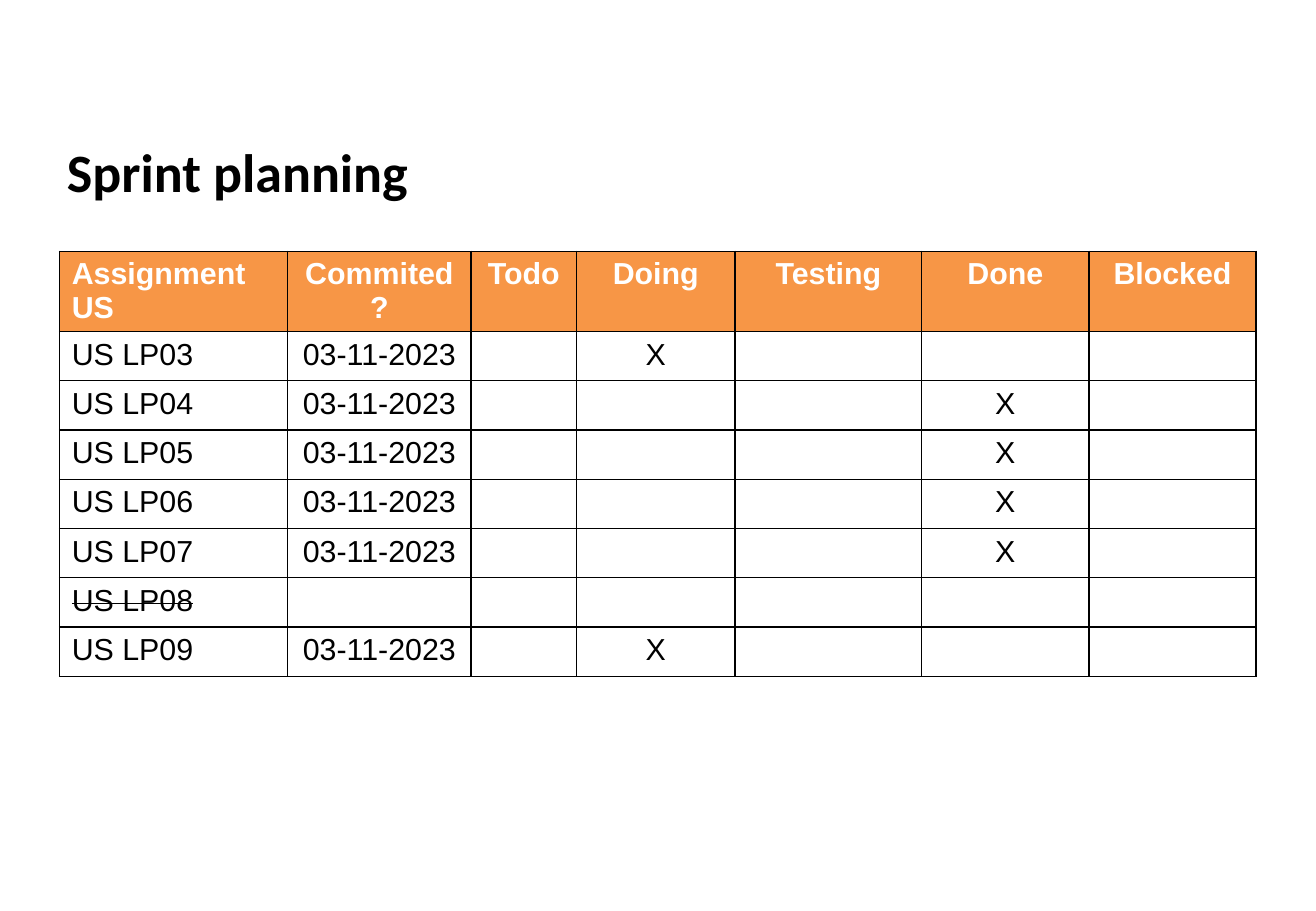
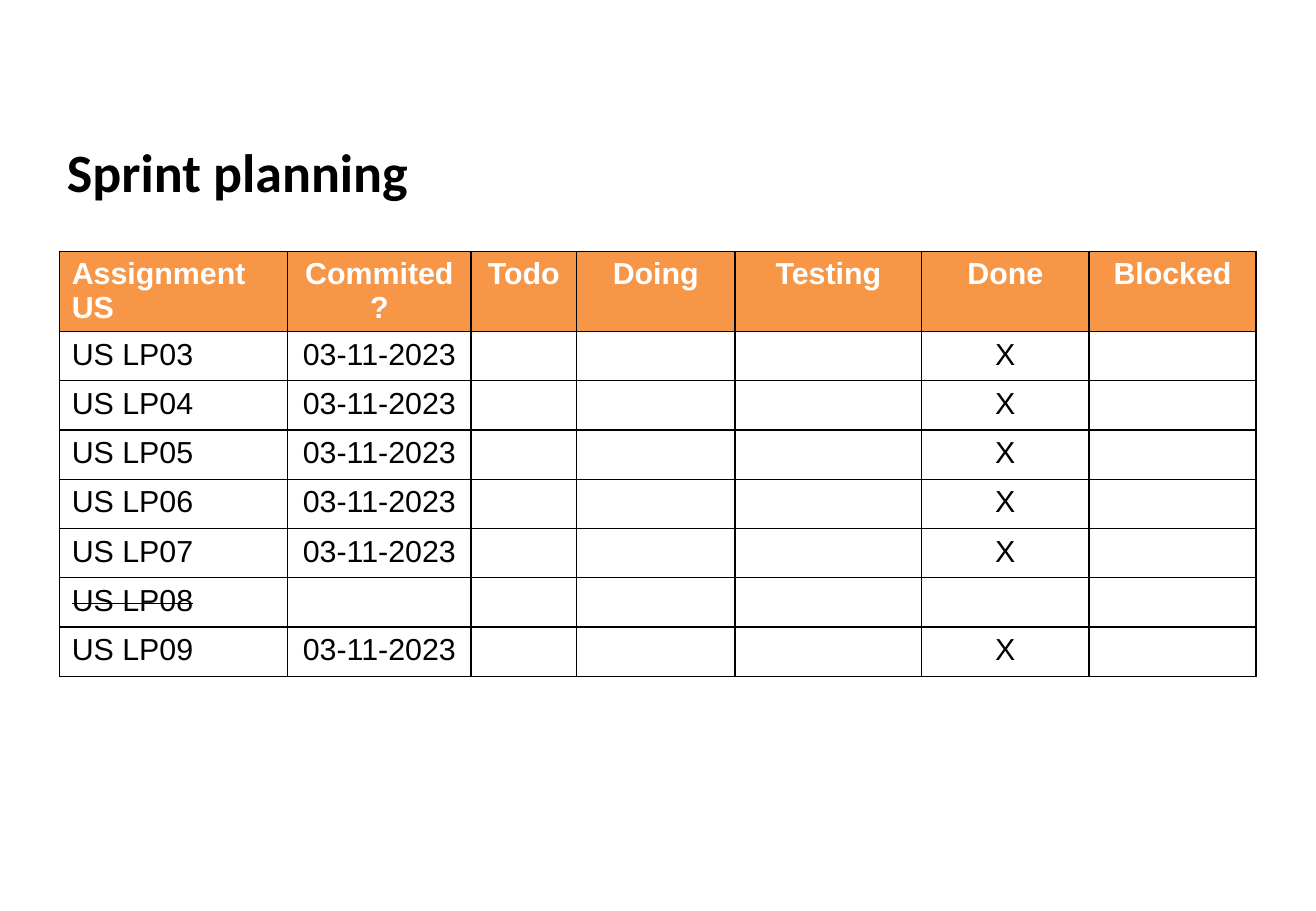
Before and after one commit to Goncalves2525/organic-agriculture-management-system, a slide deck: slide 3 of artifacts/LAPR3_Report_2NB_G322_sprint2.pptx. Drawn at 1316x911 pixels with LibreOffice and Linux fonts; fonts in the diff are those of the drawing; background and template pictures are left out. Boxes give left, top, right and bottom in pixels: in the first picture for what was removed or moved away, otherwise in the second. Text is boxed around its words. In the diff, an @@ line names an element or a change of style, - is before the commit and + after.

```diff
--- a/artifacts/LAPR3_Report_2NB_G322_sprint2.pptx
+++ b/artifacts/LAPR3_Report_2NB_G322_sprint2.pptx
@@ table at [60, 252, 1259, 665] @@
-row 2, column 4: X
+row 2, column 4: 
-row 2, column 6: 
+row 2, column 6: X
-row 8, column 4: X
+row 8, column 4: 
-row 8, column 6: 
+row 8, column 6: X
```
Also in this commit, not shown: 6 other slides changed, 1 other file.
